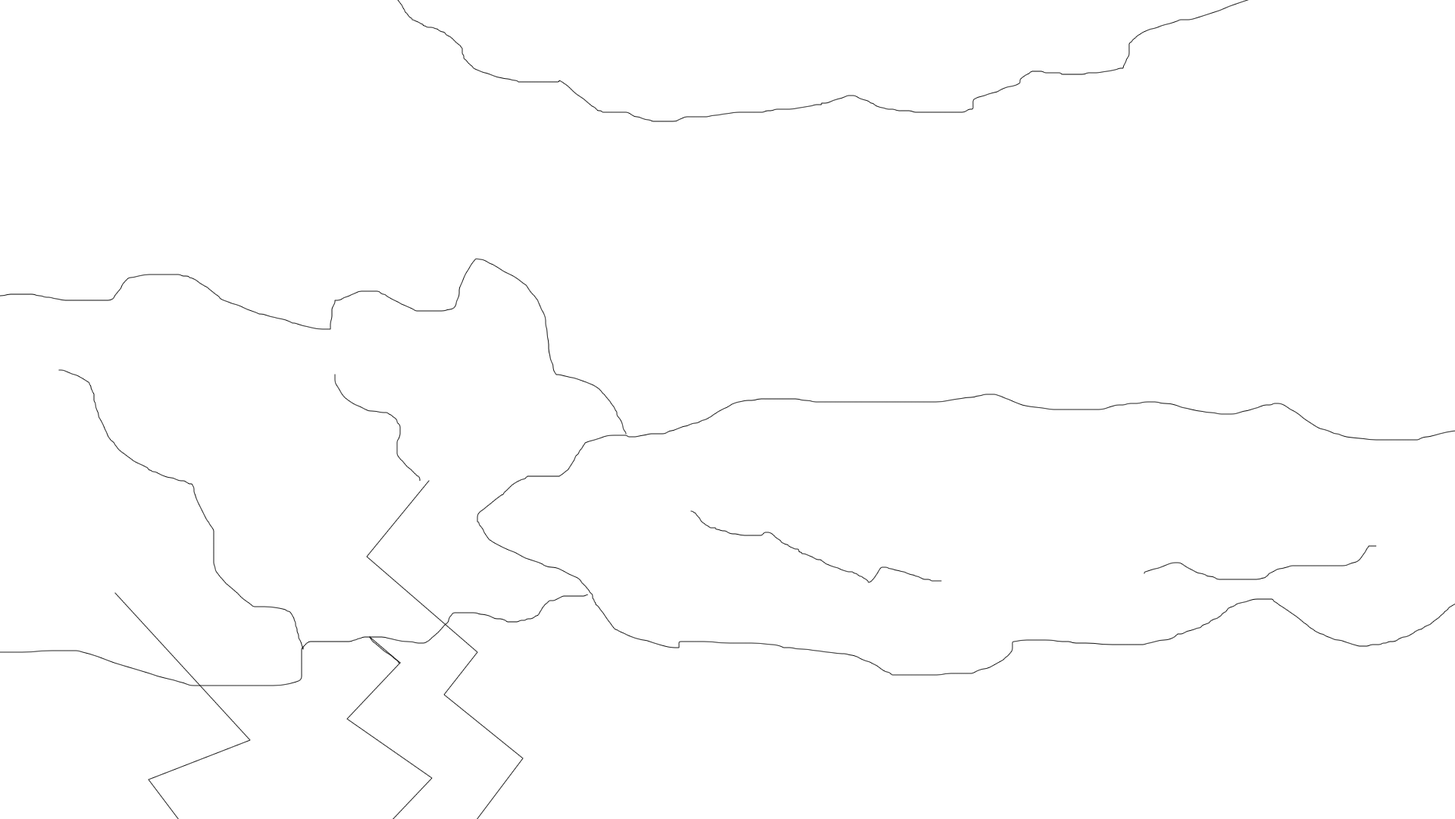
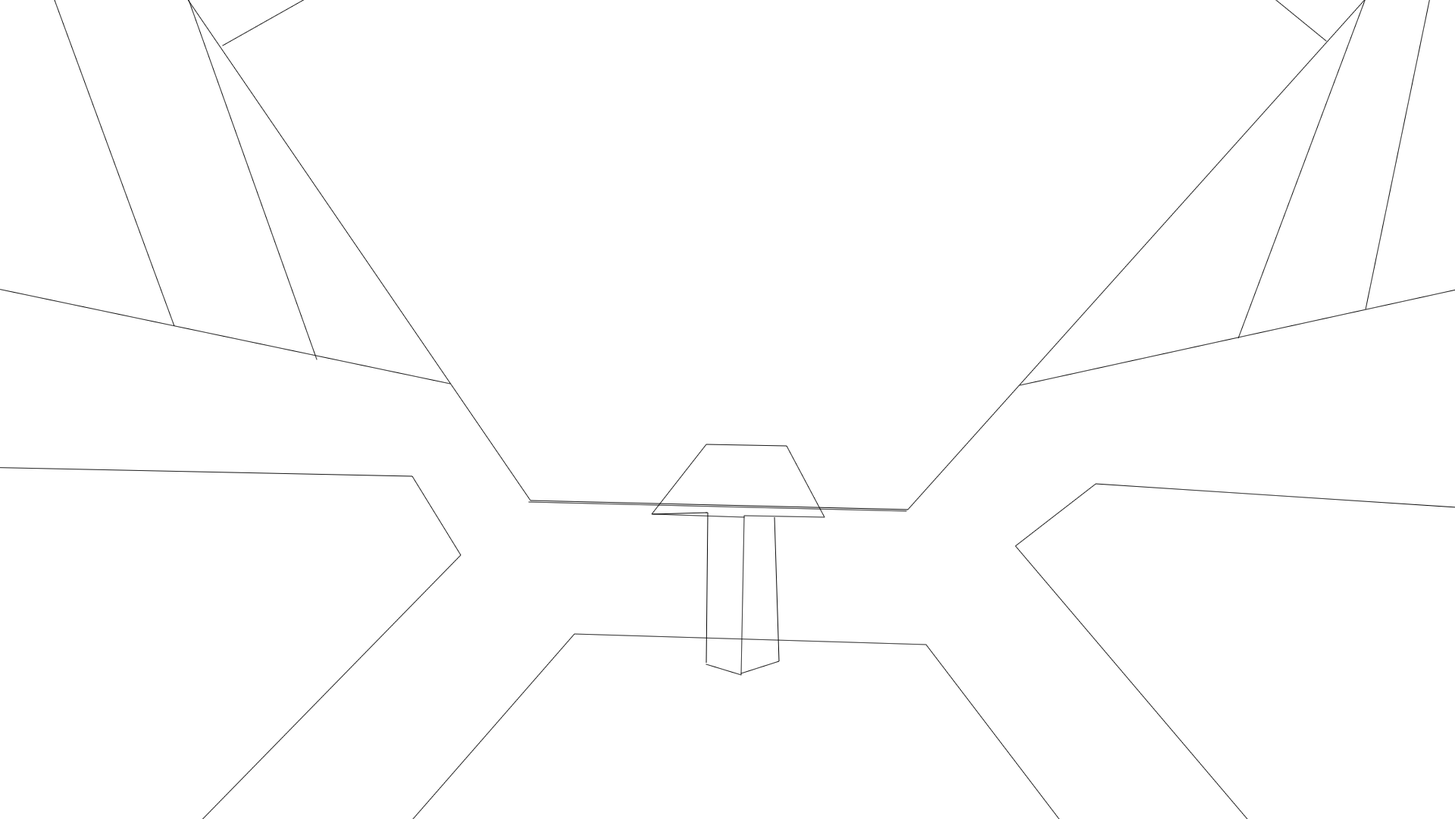
Comparing the layer stacks of the two 1455 x 819 images. Changes:
hid "Layer 3" over [left=0, top=0, right=1455, bottom=819]
showed "Layer 2" over [left=0, top=0, right=1455, bottom=819]
